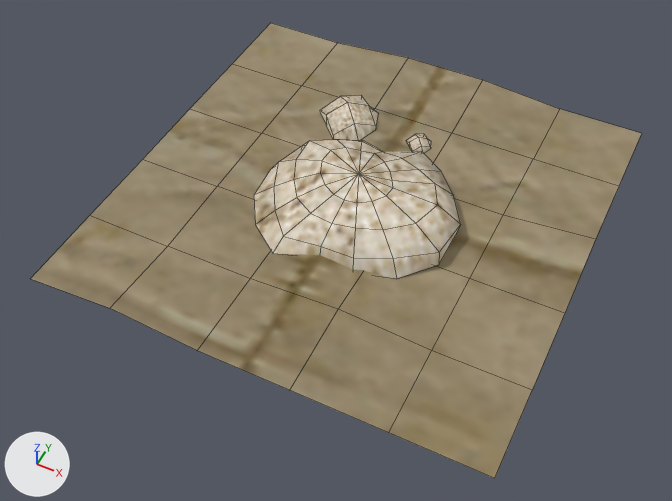
An edit to the FBX model Medications Against Misery/media/models_X/WorldItems/Heroin.fbx, drawn before and after from the same camera.
Before and after are seen from a 50 mm camera at (0.000561, -0.001194, 0.001307) aimed at (0.000013, -0.000098, -0.000063). Lighting does not change. The marker at lower left points along +X, +Y and +Z. Mesh edges are drawn as thin lines. Where no turn or scale is listed for an object, it has been applied to the vertices.
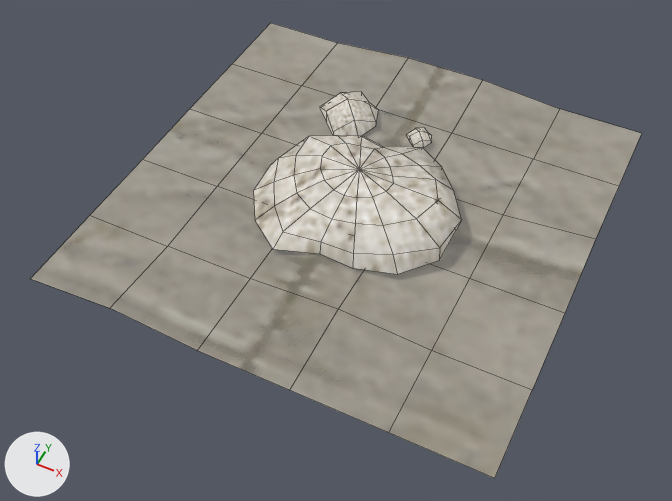
The change, as a diff of the scene's bpy script:
```diff
--- a/Medications Against Misery/media/models_X/WorldItems/Heroin.fbx.py
+++ b/Medications Against Misery/media/models_X/WorldItems/Heroin.fbx.py
@@ img_heroin_png @@
-img_heroin_png = load_image('Heroin.png', '../../textures/WorldItems/Heroin.png', 128, 128, 'sRGB')
+img_heroin_png = load_image('Heroin.png', '../../textures/WorldItems/Heroin.png', 128, 128, 'Non-Color')
@@ mat_material_002 @@
+mat_material_002 = bpy.data.materials.new('Material.002')
+# uses the picture img_heroin_png
@@ me_cube_002 @@
 # used by ob_cube_001; location = (0.0, 0.000059, 0.0)
-me_cube_002.from_pydata(...)  # 135 vertices, 113 faces; spans x -0.000447..0.000466, y -0.000508..0.000405, z -0.000024..0.000058
+me_cube_002.from_pydata(...)  # 135 vertices, 113 faces; spans x -0.000447..0.000466, y -0.000508..0.000405, z -0.00002..0.00007
+# me_cube_002 part 1: the loose piece of 17 vertices spanning x 0.000021..0.000078, y 0.00013..0.000188, z -0.000023..-0.000002 is moved by (0.0, 0.0, 0.000017)
+# me_cube_002 part 2: the loose piece of 65 vertices spanning x -0.000192..0.000226, y -0.000253..0.000118, z -0.000024..0.000058 is moved by (0.0, 0.0, 0.000012)
+# me_cube_002 part 3: the loose piece of 17 vertices spanning x -0.000187..-0.00005, y 0.000093..0.000229, z -0.000021..0.00003 is moved by (0.0, 0.0, 0.00001)
+# me_cube_002 part 4: 113 faces spanning x -0.000447..0.000466, y -0.000508..0.000405, z -0.00002..0.00007 switch from mat_material_001 (picture img_heroin_png) to mat_material_002
```

Changed parts and their boxes (x1, y1, x2, y2) in the pictures (672 x 501 px; the box of a moved part takes in the faces that stretch with it):
'Cube.001', surface changed, reshaped (brown to grey)
    both: (31, 23, 642, 478)
part 1 of me_cube_002, moved or reshaped
    before: (406, 134, 431, 152)
    after: (406, 128, 432, 148)
part 2 of me_cube_002, moved or reshaped
    before: (254, 140, 461, 279)
    after: (253, 135, 462, 274)
part 3 of me_cube_002, moved or reshaped
    before: (320, 95, 378, 141)
    after: (320, 92, 379, 136)
part 4 of me_cube_002, recoloured (brown to grey)
    both: (31, 23, 642, 478)
